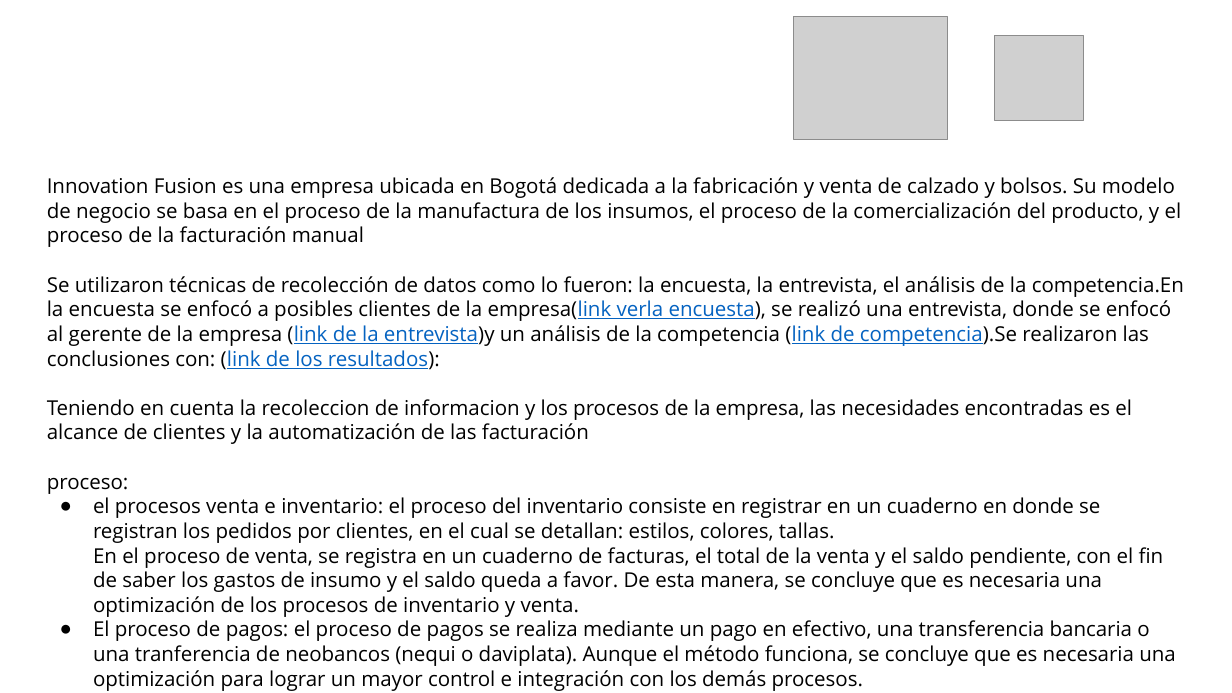
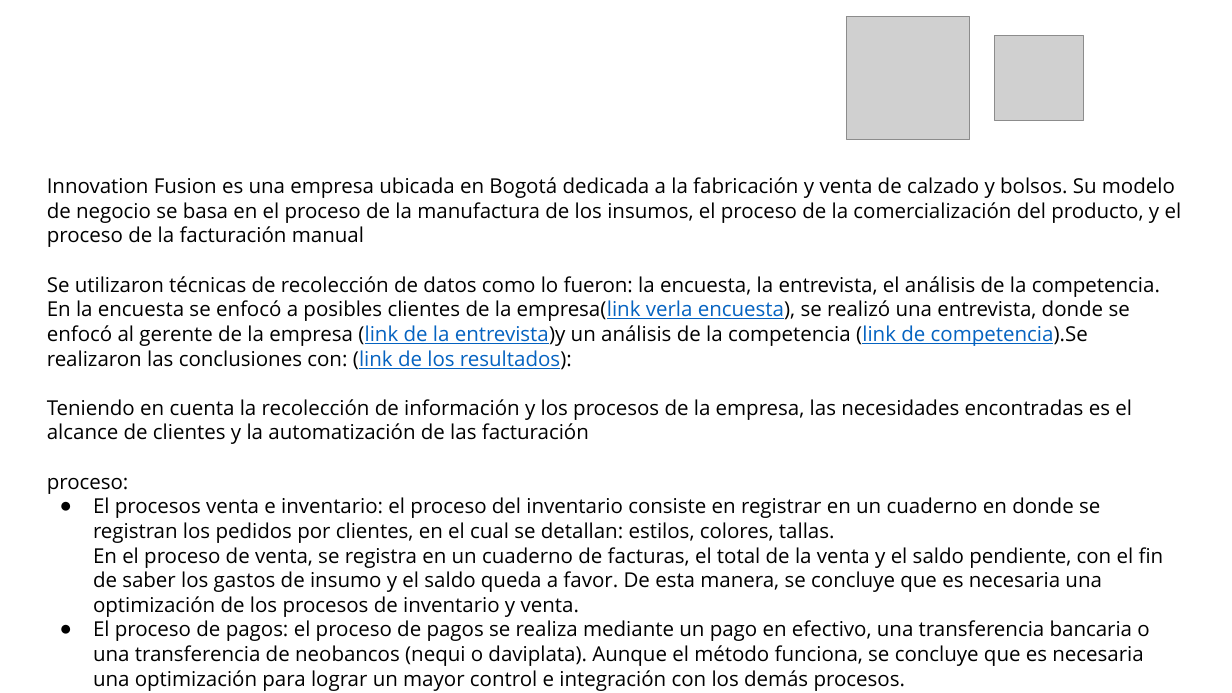
Before and after one commit to Katherin-22/Innovation_Fusion, a slide deck: slide 6 of 01_proyecto/trim1/01_contextualizacion_proyecto/Presentación del Proyecto.pptx. Drawn at 1232x693 pixels with LibreOffice and Linux fonts; fonts in the diff are those of the drawing; grey boxes stand for pictures; background and template pictures are left out. Boxes give left, top, right and bottom in pixels: in the first picture for what was removed or moved away, otherwise in the second. Text is boxed around its words. In the diff, an @@ line names an element or a change of style, - is before the commit and + after.

```diff
--- a/01_proyecto/trim1/01_contextualizacion_proyecto/Presentación del Proyecto.pptx
+++ b/01_proyecto/trim1/01_contextualizacion_proyecto/Presentación del Proyecto.pptx
@@ picture: place and size @@
-picture at (794,17,947,140)
+picture at (847,17,970,140)
@@ text at (47,276,1160,444): text changed @@
-Se utilizaron técnicas de recolección de datos como lo fueron: la encuesta, la entrevista, el análisis de la competencia.En la encuesta se enfocó a posibles clientes de la empresa(link verla encuesta), se realizó una entrevista, donde se enfocó al gerente de la empresa (link de la entrevista)y un análisis de la competencia (link de competencia).Se realizaron las conclusiones con: (link de los resultados):
-Teniendo en cuenta la recoleccion de informacion y los procesos de la empresa, las necesidades encontradas es el alcance de clientes y la automatización de las facturación
+Se utilizaron técnicas de recolección de datos como lo fueron: la encuesta, la entrevista, el análisis de la competencia. En la encuesta se enfocó a posibles clientes de la empresa(link verla encuesta), se realizó una entrevista, donde se enfocó al gerente de la empresa (link de la entrevista)y un análisis de la competencia (link de competencia).Se realizaron las conclusiones con: (link de los resultados):
+Teniendo en cuenta la recolección de información y los procesos de la empresa, las necesidades encontradas es el alcance de clientes y la automatización de las facturación
@@ text at (93,497,1100,543): text changed @@
-● el procesos venta e inventario: el proceso del inventario consiste en registrar en un cuaderno en donde se registran los pedidos por clientes, en el cual se detallan: estilos, colores, tallas.
+● El procesos venta e inventario: el proceso del inventario consiste en registrar en un cuaderno en donde se registran los pedidos por clientes, en el cual se detallan: estilos, colores, tallas.
@@ text at (93,620,1149,691): text changed @@
-● El proceso de pagos: el proceso de pagos se realiza mediante un pago en efectivo, una transferencia bancaria o una tranferencia de neobancos (nequi o daviplata). Aunque el método funciona, se concluye que es necesaria una optimización para lograr un mayor control e integración con los demás procesos.
+● El proceso de pagos: el proceso de pagos se realiza mediante un pago en efectivo, una transferencia bancaria o una transferencia de neobancos (nequi o daviplata). Aunque el método funciona, se concluye que es necesaria una optimización para lograr un mayor control e integración con los demás procesos.
```
Also in this commit, not shown: 9 other slides changed, 1 slide added.
